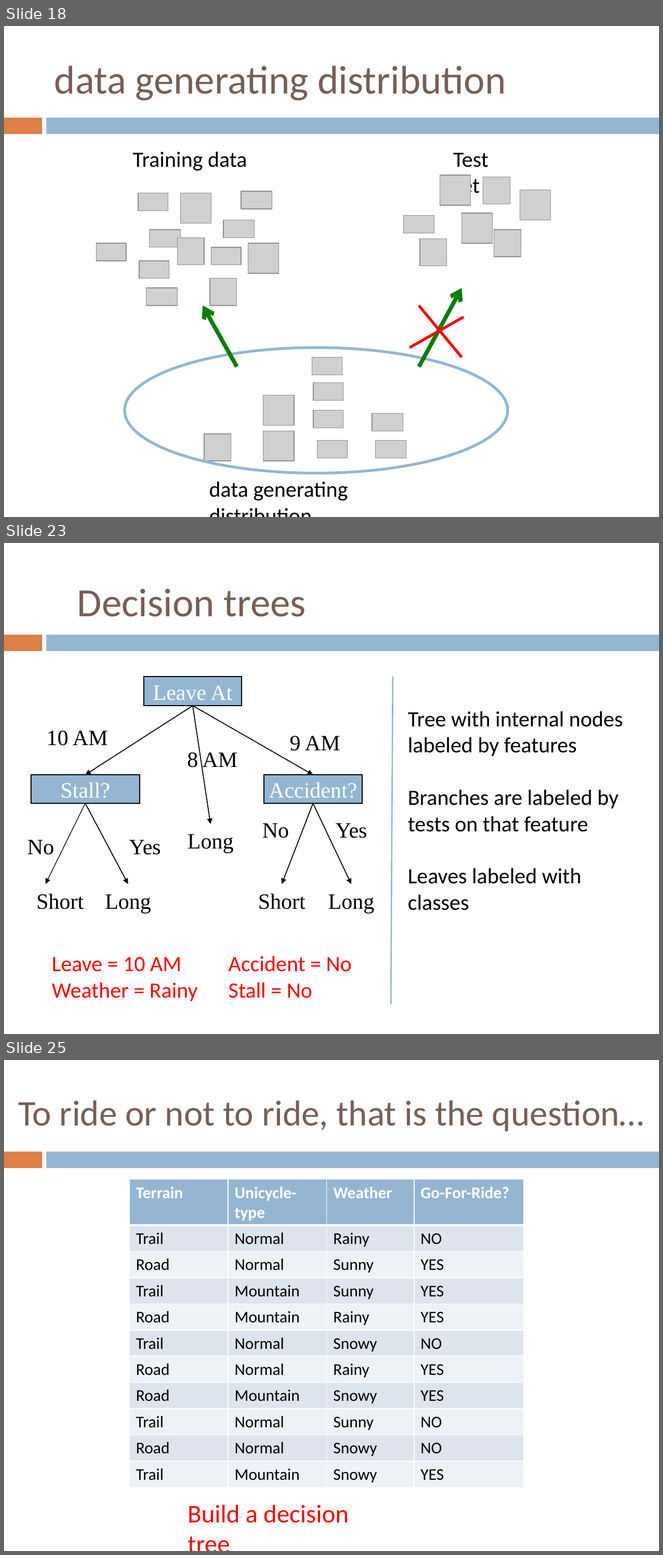
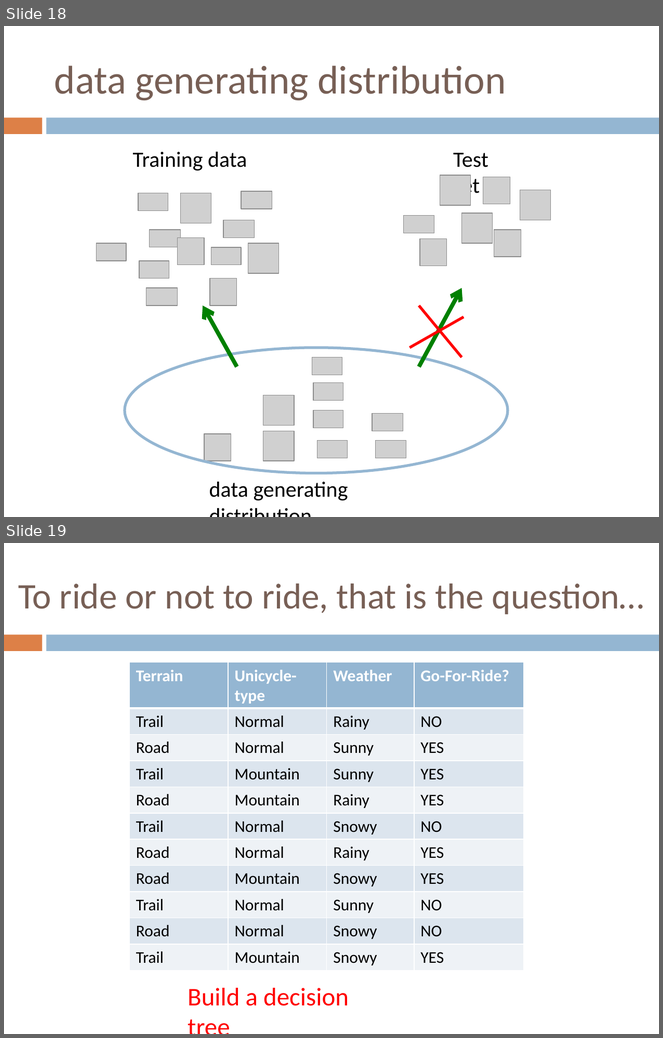
Before and after one commit to FurkanGozukara/CSE419_2018, a slide deck: Lecture 3 - Decision Trees.pptx. Shown one above the other, each under a label of ours: slides 18, 23 and 25 before the commit, slides 18 and 19 after it; the slides between them are not shown. The pictures are 663x1555 and 663x1038 pixels, drawn with LibreOffice and Linux fonts; fonts in the diff are those of the drawing; grey boxes stand for pictures. Boxes give left, top, right and bottom in pixels: in the first picture for what was removed or moved away, otherwise in the second. Text is boxed around its words. In the diff, an @@ line names an element or a change of style, - is before the commit and + after.

Commit message:
decision tree slides improved

```diff
--- a/Lecture 3 - Decision Trees.pptx
+++ b/Lecture 3 - Decision Trees.pptx
@@ slide 23 removed at box(4, 543, 659, 1034), background #FFFFFF; not listed: 2 template elements that a slide beside it also shows @@
@@ title removed at box(77, 589, 306, 617) @@
-Decision trees
@@ rectangle removed at box(143, 677, 241, 705) @@
-Leave At
@@ line removed from (393, 677) to (391, 1005) @@
@@ arrow removed from (193, 706) to (85, 775) @@
@@ arrow removed from (193, 706) to (313, 775) @@
@@ arrow removed from (193, 706) to (210, 824) @@
@@ text removed at box(408, 711, 623, 911) @@
-Tree with internal nodes labeled by features
-Branches are labeled by tests on that feature
-Leaves labeled with classes
@@ text removed at box(47, 731, 108, 746) @@
-10 AM
@@ text removed at box(290, 736, 340, 751) @@
-9 AM
@@ text removed at box(187, 753, 238, 772) @@
-8 AM
@@ rectangle removed at box(31, 775, 140, 804) @@
-Stall?
@@ rectangle removed at box(264, 775, 362, 804) @@
-Accident?
@@ arrow removed from (85, 804) to (45, 884) @@
@@ arrow removed from (85, 804) to (128, 884) @@
@@ arrow removed from (313, 804) to (282, 884) @@
@@ arrow removed from (313, 804) to (351, 884) @@
@@ text removed at box(262, 823, 289, 838) @@
-No
@@ text removed at box(336, 823, 367, 838) @@
-Yes
@@ text removed at box(188, 834, 234, 853) @@
-Long
@@ text removed at box(27, 840, 54, 855) @@
-No
@@ text removed at box(129, 840, 161, 855) @@
-Yes
@@ text removed at box(36, 894, 84, 910) @@
-Short
@@ text removed at box(105, 895, 151, 914) @@
-Long
@@ text removed at box(258, 894, 306, 910) @@
-Short
@@ text removed at box(328, 895, 375, 914) @@
-Long
@@ text removed at box(52, 957, 198, 1002) @@
-Leave = 10 AM
-Weather = Rainy
@@ text removed at box(229, 956, 352, 999) @@
-Accident = No
-Stall = No
@@ what was slide 25 is now slide 19 @@
```
Also in this commit, not shown: 3 slides added, 7 other slides removed, 1 other file.
